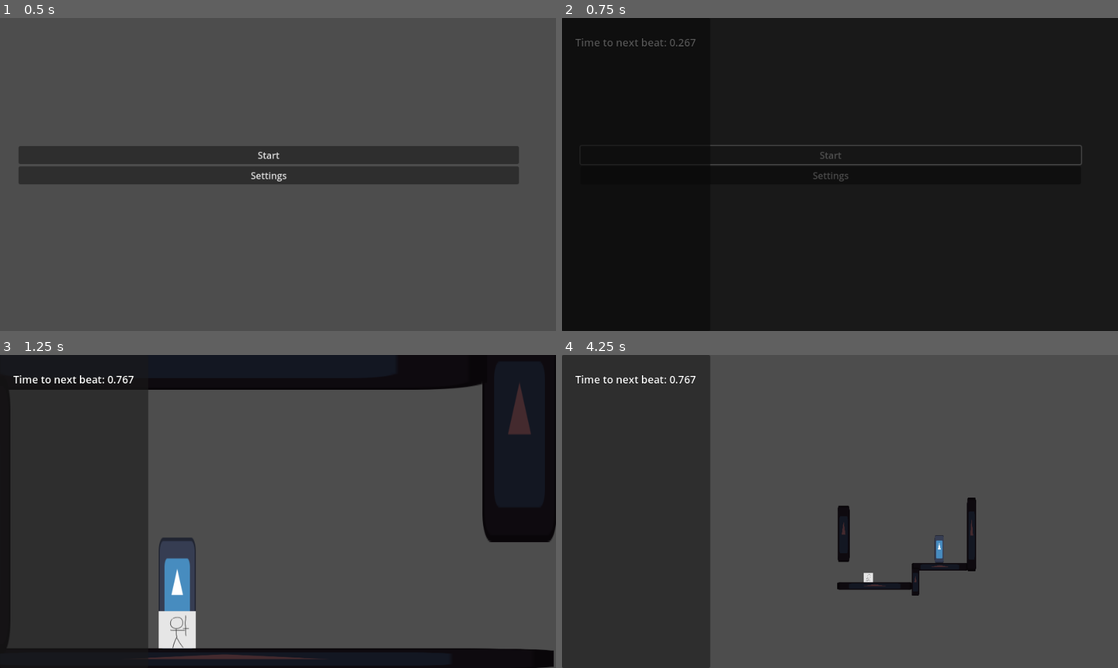
Above: before the commit, frames 1-4 (two rows, left to right).
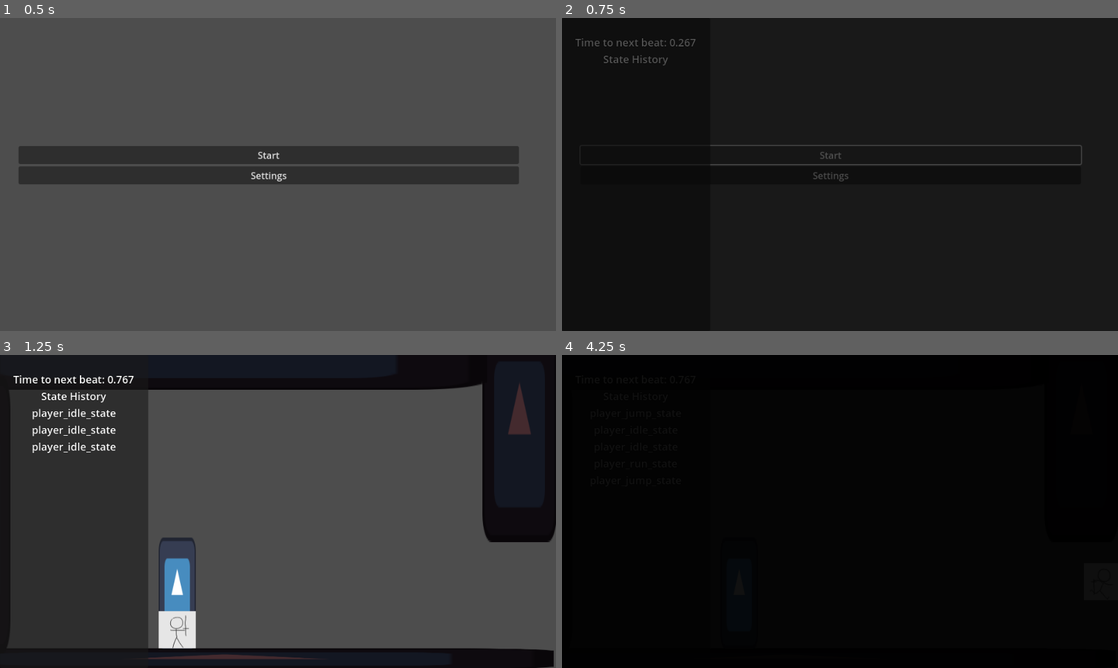
Above: after the commit, the same moments.

Repository: veggie-works/star-gazer
Game: Godot game, scene res://scenes/main.tscn
The game is run twice, just before and just after one commit, with the same random seed, the same clock (stepped at 60 frames per second) and the same inputs. The engine's default icon, where the game draws it, is replaced by a stand-in: a white triangle on a blue panel in a dark square.
Inputs (mouse positions are in pixels of both pictures, inside the frame that each line leads up to):
- Up to frame 1 (0.5 s): no input
- Up to frame 2 (0.75 s): click "Start" at 0.5 s
- Up to frame 3 (1.25 s): no input
- Up to frame 4 (4.25 s): tap Enter at 1.25 s; move the mouse to (962, 495) at 1.27 s; hold Right (move_right) 1.28-2.03 s; hold X (attack) 1.28-2.03 s; click (962, 495) at 1.42 s; tap Z (jump) at 1.52, 1.82, 2.27, 2.3, 2.57, 3.77, 4.07 s; tap Shift (dash) at 1.55, 2.1, 3.8 s; move the mouse to (728, 527) at 2.02 s; hold Left (move_left) 2.03-2.78 s; move the mouse to (895, 442) at 2.77 s; hold Z (jump) 2.78-3.53 s; hold Right (move_right) from 2.78 s (still down); tap X (attack) at 3.05, 3.6 s; move the mouse to (812, 574) at 3.52 s; click (812, 574) at 3.67 s

Frame 1 is identical in both runs. In frame 2, 0.1% of the frame differs, in the area x 7-19%, y 11-16%; in frame 3, 0.7%; in frame 4, 99%, in the area x 0-100%, y 0-100%.

Commit message:
Implemented FSMs, begin working on weapons and health

Diff:
--- a/scenes/actors/actor.tscn
+++ b/scenes/actors/actor.tscn
@@ -1,31 +1,13 @@
 [gd_scene load_steps=6 format=3 uid="uid://dwibdkrqgbotj"]
 
 [ext_resource type="Script" path="res://scripts/actors/actor.gd" id="1_qymhu"]
-[ext_resource type="Texture2D" uid="uid://b0hhru8ipkn71" path="res://art/actors/player/idle0.png" id="2_n8enj"]
-
-[sub_resource type="Animation" id="Animation_dqnjo"]
-resource_name = "idle"
-loop_mode = 1
-tracks/0/type = "value"
-tracks/0/imported = false
-tracks/0/enabled = true
-tracks/0/path = NodePath("sprite:texture")
-tracks/0/interp = 1
-tracks/0/loop_wrap = true
-tracks/0/keys = {
-"times": PackedFloat32Array(0),
-"transitions": PackedFloat32Array(1),
-"update": 1,
-"values": [ExtResource("2_n8enj")]
-}
+[ext_resource type="Texture2D" uid="uid://esc1ep35hgb2" path="res://icon.svg" id="3_1bv52"]
+[ext_resource type="Script" path="res://scripts/fsm/state_machine.gd" id="3_cgdik"]
 
 [sub_resource type="AnimationLibrary" id="AnimationLibrary_xuhk8"]
-_data = {
-"idle": SubResource("Animation_dqnjo")
-}
 
 [sub_resource type="RectangleShape2D" id="RectangleShape2D_6k56w"]
-size = Vector2(64, 64)
+size = Vector2(128, 128)
 
 [node name="actor" type="CharacterBody2D"]
 editor_description = "Base controller for all actors, e.g. players, enemies, NPCs."
@@ -41,8 +23,13 @@
 
 [node name="sprite" type="Sprite2D" parent="."]
 editor_description = "The actor's visual sprite."
-texture = ExtResource("2_n8enj")
+texture = ExtResource("3_1bv52")
 
 [node name="collision" type="CollisionShape2D" parent="."]
 editor_description = "The actor's collision shape."
 shape = SubResource("RectangleShape2D_6k56w")
+
+[node name="behaviors" type="Node" parent="."]
+
+[node name="fsm" type="Node" parent="."]
+script = ExtResource("3_cgdik")
--- a/scenes/actors/grounded/grounded_actor.tscn
+++ b/scenes/actors/grounded/grounded_actor.tscn
@@ -7,7 +7,6 @@
 script = ExtResource("2_lvnct")
 gravity_scale = 4.0
 falling_gravity_scale = 8.0
-jump_height = 200.0
 run_speed = 600.0
 
 [node name="ground_raycasts" type="Node2D" parent="." index="3"]
--- a/scenes/actors/grounded/player/player.tscn
+++ b/scenes/actors/grounded/player/player.tscn
@@ -9,8 +9,12 @@
 [ext_resource type="Texture2D" uid="uid://enyiaq7jeojg" path="res://art/actors/player/run3.png" id="7_ttyxk"]
 [ext_resource type="Texture2D" uid="uid://jga4ofmoqxd6" path="res://art/actors/player/run4.png" id="8_6q1s3"]
 [ext_resource type="Texture2D" uid="uid://bxcdsdwsea3h4" path="res://art/actors/player/run5.png" id="9_ui3d5"]
+[ext_resource type="Script" path="res://scripts/fsm/actors/player/player_fsm.gd" id="10_q18np"]
+[ext_resource type="PackedScene" uid="uid://06uoxxol0swb" path="res://scenes/fsm/actors/player/player_idle_state.tscn" id="11_pg318"]
+[ext_resource type="PackedScene" uid="uid://b7he7bgi1ixkc" path="res://scenes/fsm/actors/player/player_jump_state.tscn" id="12_6obo7"]
+[ext_resource type="PackedScene" uid="uid://cpt3rupohxl7s" path="res://scenes/fsm/actors/player/player_run_state.tscn" id="13_00py2"]
 
-[sub_resource type="Animation" id="Animation_dqnjo"]
+[sub_resource type="Animation" id="Animation_fofbs"]
 resource_name = "idle"
 loop_mode = 1
 tracks/0/type = "value"
@@ -26,10 +30,9 @@
 "values": [ExtResource("3_ib1wq")]
 }
 
-[sub_resource type="Animation" id="Animation_gb0pr"]
+[sub_resource type="Animation" id="Animation_umav7"]
 resource_name = "run"
 loop_mode = 1
-step = 0.01
 tracks/0/type = "value"
 tracks/0/imported = false
 tracks/0/enabled = true
@@ -37,35 +40,37 @@
 tracks/0/interp = 1
 tracks/0/loop_wrap = true
 tracks/0/keys = {
-"times": PackedFloat32Array(0, 0.17, 0.3333, 0.5, 0.6667, 0.83),
+"times": PackedFloat32Array(0, 0.1667, 0.3333, 0.5, 0.6667, 0.8333),
 "transitions": PackedFloat32Array(1, 1, 1, 1, 1, 1),
 "update": 1,
 "values": [ExtResource("4_y4v2v"), ExtResource("5_w02ge"), ExtResource("6_mpqb6"), ExtResource("7_ttyxk"), ExtResource("8_6q1s3"), ExtResource("9_ui3d5")]
 }
 
-[sub_resource type="AnimationLibrary" id="AnimationLibrary_xiqk2"]
+[sub_resource type="AnimationLibrary" id="AnimationLibrary_xmrs4"]
 _data = {
-"idle": SubResource("Animation_dqnjo"),
-"run": SubResource("Animation_gb0pr")
+"idle": SubResource("Animation_fofbs"),
+"run": SubResource("Animation_umav7")
 }
 
-[sub_resource type="RectangleShape2D" id="RectangleShape2D_o6l4u"]
+[sub_resource type="RectangleShape2D" id="RectangleShape2D_4dbvw"]
 size = Vector2(64, 64)
 
-[sub_resource type="RectangleShape2D" id="RectangleShape2D_wpgtc"]
+[sub_resource type="RectangleShape2D" id="RectangleShape2D_cl6t6"]
 size = Vector2(64, 64)
 
 [node name="player" groups=["players"] instance=ExtResource("1_bb35l")]
-collision_layer = 1
 script = ExtResource("2_d5awl")
 
 [node name="animator" parent="." index="0"]
 libraries = {
-"": SubResource("AnimationLibrary_xiqk2")
+"": SubResource("AnimationLibrary_xmrs4")
 }
 
+[node name="sprite" parent="." index="1"]
+texture = ExtResource("3_ib1wq")
+
 [node name="collision" parent="." index="2"]
-shape = SubResource("RectangleShape2D_o6l4u")
+shape = SubResource("RectangleShape2D_4dbvw")
 
 [node name="raycast0" parent="ground_raycasts" index="0"]
 position = Vector2(-32, 32)
@@ -76,16 +81,26 @@
 [node name="raycast2" parent="ground_raycasts" index="2"]
 position = Vector2(32, 32)
 
-[node name="timers" type="Node" parent="." index="4"]
+[node name="fsm" parent="." index="5" node_paths=PackedStringArray("start_state")]
+script = ExtResource("10_q18np")
+start_state = NodePath("player_idle_state")
+
+[node name="player_idle_state" parent="fsm" index="0" instance=ExtResource("11_pg318")]
+
+[node name="player_jump_state" parent="fsm" index="1" instance=ExtResource("12_6obo7")]
+
+[node name="player_run_state" parent="fsm" index="2" instance=ExtResource("13_00py2")]
+
+[node name="timers" type="Node" parent="." index="6"]
 
 [node name="coyote_timer" type="Timer" parent="timers" index="0"]
 wait_time = 0.1
 one_shot = true
 
-[node name="triggers" type="Node2D" parent="." index="5"]
+[node name="triggers" type="Node2D" parent="." index="7"]
 
 [node name="door_trigger" type="Area2D" parent="triggers" index="0"]
 collision_mask = 0
 
 [node name="collision" type="CollisionShape2D" parent="triggers/door_trigger" index="0"]
-shape = SubResource("RectangleShape2D_wpgtc")
+shape = SubResource("RectangleShape2D_cl6t6")
--- /dev/null
+++ b/scenes/fsm/actors/player/player_idle_state.tscn
@@ -0,0 +1,6 @@
+[gd_scene load_steps=2 format=3 uid="uid://06uoxxol0swb"]
+
+[ext_resource type="Script" path="res://scripts/fsm/actors/player/player_idle_state.gd" id="1_hbnek"]
+
+[node name="player_idle_state" type="Node"]
+script = ExtResource("1_hbnek")
--- /dev/null
+++ b/scenes/fsm/actors/player/player_jump_state.tscn
@@ -0,0 +1,6 @@
+[gd_scene load_steps=2 format=3 uid="uid://b7he7bgi1ixkc"]
+
+[ext_resource type="Script" path="res://scripts/fsm/actors/player/player_jump_state.gd" id="1_5d3uh"]
+
+[node name="player_jump_state" type="Node"]
+script = ExtResource("1_5d3uh")
--- /dev/null
+++ b/scenes/fsm/actors/player/player_run_state.tscn
@@ -0,0 +1,6 @@
+[gd_scene load_steps=2 format=3 uid="uid://cpt3rupohxl7s"]
+
+[ext_resource type="Script" path="res://scripts/fsm/actors/player/player_run_state.gd" id="1_mn6cc"]
+
+[node name="player_run_state" type="Node"]
+script = ExtResource("1_mn6cc")
--- a/scenes/gameplay/doors/door.tscn
+++ b/scenes/gameplay/doors/door.tscn
@@ -10,8 +10,6 @@
 collision_layer = 8
 script = ExtResource("1_f28cp")
 player_prefab = ExtResource("2_3k2lv")
-target_name = null
-enter_direction = null
 
 [node name="collision" type="CollisionShape2D" parent="."]
 shape = SubResource("RectangleShape2D_jk1gj")
--- a/scenes/levels/level_1.tscn
+++ b/scenes/levels/level_1.tscn
@@ -49,6 +49,7 @@
 [node name="collision" type="CollisionShape2D" parent="jump_trigger" index="0"]
 position = Vector2(29, 0)
 shape = SubResource("RectangleShape2D_g5rkf")
+disabled = true
 
 [node name="Camera2D" type="Camera2D" parent="." index="8"]
 zoom = Vector2(0.25, 0.25)
--- /dev/null
+++ b/scripts/actors/behaviors/health/health_manager.gd
@@ -0,0 +1,42 @@
+## Contains data about an actor's health
+class_name HealthManager extends Node
+
+## The actor's maximum amount of health
+@export var max_health: float = 25
+## Whether the actor is immune to damage
+@export var invincible: bool
+
+## Emitted when the actor heals
+signal healed(heal_amount: float)
+## Emitted when the actor takes damage
+signal took_damage(damage_amount: float)
+
+## The actor's current health value
+var current_health: float = max_health
+
+## Whether the actor is dead
+var is_dead: bool:
+	get:
+		return current_health <= 0
+
+## Add to the player's health value
+func add_health(heal_amount: float) -> void:
+	current_health = min(max_health, current_health + heal_amount)
+	healed.emit(heal_amount)
+
+## Fully heal the actor
+func full_heal() -> void:
+	add_health(max_health - current_health)
+
+## Take damage to the actor
+func take_damage(damage_amount: float) -> void:
+	if invincible:
+		return
+	current_health = max(0, current_health - damage_amount)
+	took_damage.emit(damage_amount)
+	if is_dead:
+		die()
+
+## Actor death
+func die() -> void:
+	pass
--- a/scripts/actors/grounded/grounded_actor.gd
+++ b/scripts/actors/grounded/grounded_actor.gd
@@ -5,8 +5,6 @@
 @export var gravity_scale: float = 4
 ## The scale of gravity applied to this actor while they are falling
 @export var falling_gravity_scale: float = 8
-## The maximum height of the actor's jump, in pixels
-@export var jump_height: float = 200
 ## The speed at which this actor runs, in pixels per second
 @export var run_speed: float = 600
 
@@ -45,8 +43,8 @@
 	return false
 
 ## Perform a jump
-func jump() -> void:
-	velocity.y = -sqrt(2 * Globals.gravity * gravity_scale * jump_height);
+func jump(height: float) -> void:
+	velocity.y = -sqrt(2 * Globals.gravity * gravity_scale * height);
 
 ## Jump from the actor's starting position to a target position
 func jump_to(target_position: Vector2, apex_height: float, jump_time: float) -> void:
@@ -73,13 +71,16 @@
 
 ## Move to a target x position
 func move_to(target_x: float) -> void:
-	move(sign(target_x - global_position.x))
-	while not abs(global_position.x - target_x) <= 1:
+	var direction = sign(target_x - global_position.x)
+	move(direction)
+	while (direction < 0 and global_position.x > target_x) or \
+		(direction > 0 and global_position.x < target_x):
 		if not is_inside_tree():
 			break
 		await get_tree().process_frame
 	arrived.emit()
 
+## Update the actor's landing state
 func update_land() -> void:
 	if not was_grounded and is_grounded():
 		land()
--- a/scripts/actors/grounded/player/player.gd
+++ b/scripts/actors/grounded/player/player.gd
@@ -29,16 +29,23 @@
 	update_coyote_time()
 	update_jump()
 	update_land()
-	update_movement_inputs()
 	super._process(delta)
-	update_animation()
 
-## Update the player's current animation
-func update_animation() -> void:
-	if abs(velocity.x) > 0:
-		anim.play("run")
-	else:
-		anim.play("idle")
+func _input(event: InputEvent) -> void:
+	check_perfect_inputs(event)
+
+## Check whether a perfect input has been executed
+func check_perfect_inputs(event: InputEvent) -> void:
+	if event.is_action_pressed("attack"):
+		if BeatManager.time_to_next_beat <= BeatManager.PERFECT_ATTACK_WINDOW:
+			pass # TODO: perfect attack
+		else:
+			pass # TODO: normal attack
+	elif event.is_action_pressed("dash"):
+		if BeatManager.time_to_next_beat <= BeatManager.PERFECT_DASH_WINDOW:
+			pass # TODO: perfect dash
+		else:
+			pass # TODO: normal dash
 
 ## Update whether coyote time should start
 func update_coyote_time() -> void:
@@ -52,21 +59,9 @@
 
 	if InputManager.is_buffered("jump") and (is_grounded() or in_coyote_time):
 		coyote_timer.stop()
-		jump()
-
-	if not Input.is_action_pressed("jump"):
-		velocity.y = max(0, velocity.y)
 
 ## Update whether the player has landed on the ground
 func update_land() -> void:
 	if is_grounded() and not was_grounded:
 		coyote_timer.stop()
 	super.update_land()
-
-## Check for movement inputs and move the player accordingly
-func update_movement_inputs() -> void:
-	if disable_input:
-		return
-
-	var direction = Input.get_axis("move_left", "move_right")
-	move(direction)
--- a/scripts/autoload/beat_manager/beat_manager.gd
+++ b/scripts/autoload/beat_manager/beat_manager.gd
@@ -1,5 +1,12 @@
 ## Manages the game's musical heartbeat
 extends Node
+
+## The window of time in which a perfect attack may be executed
+const PERFECT_ATTACK_WINDOW: float = 0.15
+## The window of time in which a perfect dash may be executed
+const PERFECT_DASH_WINDOW: float = 0.2
+## The window of time in which a perfect parry may be executed
+const PERFECT_PARRY_WINDOW: float = 0.1
 
 ## The timer that controls the music beat
 @onready var beat_timer: Timer = $beat_timer
--- a/scripts/autoload/save_manager/save_manager.gd
+++ b/scripts/autoload/save_manager/save_manager.gd
@@ -31,7 +31,6 @@
 func load_game(profile_id: int = 0) -> void:
 	selected_profile_id = profile_id
 	save_data = load_game_data()
-	print("Loaded save data")
 
 ## Load game data from disk
 func load_game_data() -> SaveData:
--- /dev/null
+++ b/scripts/fsm/actors/player/player_fsm.gd
@@ -0,0 +1,5 @@
+## Player-specific finite state machine
+class_name PlayerFSM extends StateMachine
+
+func _input(event: InputEvent) -> void:
+	current_state.input(event)
--- /dev/null
+++ b/scripts/fsm/actors/player/player_idle_state.gd
@@ -0,0 +1,12 @@
+## The actor idle state
+class_name PlayerIdleState extends PlayerState
+
+func enter() -> void:
+	animator.play("idle")
+	body.velocity.x = 0
+
+func update(delta: float) -> void:
+	if abs(Input.get_axis("move_left", "move_right")) > 0:
+		fsm.transition_to(PlayerRunState)
+	elif Input.is_action_just_pressed("jump") or InputManager.is_buffered("jump"):
+		fsm.transition_to(PlayerJumpState)
--- /dev/null
+++ b/scripts/fsm/actors/player/player_jump_state.gd
@@ -0,0 +1,24 @@
+## Player jumping state
+class_name PlayerJumpState extends PlayerState
+
+## The maximum height of the player's jump, in pixels
+@export var jump_height: float = 200
+## The speed at which the player can move midair
+@export var midair_move_speed: float = 400
+
+func _ready() -> void:
+	body.landed.connect(on_body_landed)
+
+func enter() -> void:
+	body.jump(jump_height)
+	# animator.play("jump")
+
+func update(delta: float) -> void:
+	var direction = Input.get_axis("move_left", "move_right")
+	body.velocity.x = direction * midair_move_speed
+	if not Input.is_action_pressed("jump"):
+		body.velocity.y = max(body.velocity.y / 2, body.velocity.y)
+
+## Callback for when the player has landed
+func on_body_landed() -> void:
+	fsm.transition_to(PlayerIdleState)
--- /dev/null
+++ b/scripts/fsm/actors/player/player_run_state.gd
@@ -0,0 +1,17 @@
+## Player running state
+class_name PlayerRunState extends PlayerState
+
+## The speed that the player runs at
+@export var run_speed: float = 600
+
+func enter() -> void:
+	animator.play("run")
+
+func update(delta: float) -> void:
+	var direction = sign(Input.get_axis("move_left", "move_right"))
+	if abs(direction) <= 0:
+		fsm.transition_to(PlayerIdleState)
+		return
+	body.velocity.x = direction * run_speed
+	if Input.is_action_just_pressed("jump") or InputManager.is_buffered("jump"):
+		fsm.transition_to(PlayerJumpState)
--- /dev/null
+++ b/scripts/fsm/actors/player/player_state.gd
@@ -0,0 +1,11 @@
+## Player-specific state
+class_name PlayerState extends State
+
+## The player's root body node
+@onready var body: Player = get_owner()
+## The player's animation controller
+@onready var animator: AnimationPlayer = body.get_node("animator")
+
+## The function that the player FSM will pass inputs into
+func input(event: InputEvent) -> void:
+	pass
--- /dev/null
+++ b/scripts/fsm/state.gd
@@ -0,0 +1,17 @@
+## A state in a finite state machine
+class_name State extends Node
+
+## The state machine that contains this state
+var fsm: StateMachine
+
+## Runs when the state is entered
+func enter() -> void:
+	pass
+
+## Runs when the state is exited
+func exit() -> void:
+	pass
+
+## Update the state
+func update(delta: float) -> void:
+	pass
--- /dev/null
+++ b/scripts/fsm/state_machine.gd
@@ -0,0 +1,53 @@
+## A finite state machine
+class_name StateMachine extends Node
+
+## The starting state of the FSM
+@export var start_state: State
+## The maximum capacity of the state history
+@export_range(3, 10) var state_history_capacity: int = 5
+
+## Emitted when the current state changes
+signal state_changed(old_state: State, new_state: State)
+
+## A list of the visitable states within the FSM
+var states: Array[State] = []
+
+## A list of the current and previously-visited states
+var state_history: Array[State] = []
+
+## The FSM's current state
+var current_state: State
+
+func _ready() -> void:
+	for child in get_children():
+		if child is State:
+			child.fsm = self
+			states.append(child)
+	set_state(start_state)
+
+func _process(delta: float) -> void:
+	current_state.update(delta)
+
+## Set the FSM's current state to a new state
+func set_state(new_state: State) -> void:
+	var old_state: State = current_state
+	if old_state != null:
+		old_state.exit()
+	current_state = new_state
+	current_state.enter()
+	state_history.append(new_state)
+	if len(state_history) > state_history_capacity:
+		state_history.pop_front()
+	state_changed.emit(old_state, new_state)
+
+## Transition to a new state
+func transition_to(state_type: GDScript) -> void:
+	set_state(get_state(state_type))
+
+## Fetch a state by its script
+func get_state(state_type: GDScript) -> State:
+	var found_states: Array[State] = states.filter(func(state): return state.get_script() == state_type)
+	if len(found_states) > 0:
+		return found_states[0]
+	printerr("Failed to find state ", state_type)
+	return null
--- a/scripts/gameplay/save/save_point.gd
+++ b/scripts/gameplay/save/save_point.gd
@@ -18,6 +18,6 @@
 	SaveManager.save_data.save_scene = SceneManager.current_scene
 	SaveManager.save_data.save_position = global_position
 
-func _on_save_area_body_entered(body: PhysicsBody2D):
+func _on_save_area_body_entered(body: PhysicsBody2D) -> void:
 	if body is Player:
 		save()
--- /dev/null
+++ b/scripts/gameplay/weapons/weapon.gd
@@ -0,0 +1,14 @@
+## Represents a weapon wielded by an actor
+class_name Weapon extends Resource
+
+## The amount of damage that this weapon deals
+@export var damage: float = 5
+
+## The prefab of the attack object that spawns when attacking
+@export var attack_prefab: PackedScene
+
+## The collision mask of the spawned attack
+@export_flags_2d_physics var attack_trigger_mask
+
+## Whether to parent the spawned attack to the object that spawned it
+@export var parent_attack_to_spawner: bool
--- a/scripts/ui/debug_panel/debug_panel.gd
+++ b/scripts/ui/debug_panel/debug_panel.gd
@@ -3,16 +3,28 @@
 
 @onready var label: Label = $panel/label
 
-func _process(delta) -> void:
+var player_fsm: PlayerFSM:
+	get:
+		var players: Array[Node] = get_tree().get_nodes_in_group("players")
+		if len(players) > 0 and players[0] is Player:
+			return players[0].get_node("fsm")
+		return null
+
+func _process(_delta: float) -> void:
 	update_label()
 
 ## Update the label with the latest debug information
 func update_label() -> void:
-	var next_beat_time: float = get_time_to_next_beat()
 	label.text = """
 		Time to next beat: %0.3f
+		%s
 	""" % \
-	[next_beat_time]
+	[BeatManager.time_to_next_beat, format_state_history()]
 
-func get_time_to_next_beat() -> float:
-	return BeatManager.time_to_next_beat
+func format_state_history() -> String:
+	var history_string: String = """State History"""
+	if player_fsm == null:
+		return history_string
+	for state in player_fsm.state_history:
+		history_string += "\n%s" % state.name
+	return history_string
--- a/scripts/ui/fader/fader.gd
+++ b/scripts/ui/fader/fader.gd
@@ -3,7 +3,6 @@
 
 ## Emitted when the fader finishes fading in
 signal faded_in
-
 ## Emitted when the fader finishes fading out
 signal faded_out
 
--- a/scripts/ui/pause_menu/pause_menu.gd
+++ b/scripts/ui/pause_menu/pause_menu.gd
@@ -47,6 +47,7 @@
 func close() -> void:
 	animator.play("close")
 
+## Pause or unpause the game
 func pause(do_pause: bool = true) -> void:
 	get_tree().set_pause(do_pause)
 
--- a/scripts/ui/settings/settings_ui.gd
+++ b/scripts/ui/settings/settings_ui.gd
@@ -16,6 +16,6 @@
 func _on_input_bindings_panel_hidden() -> void:
 	margin_container.show()
 
-func _on_hidden():
+func _on_hidden() -> void:
 	margin_container.show()
 	input_bindings_panel.hide()
Not shown: 1 places in scenes/actors/grounded/player/player.tscn that only renumber resources
